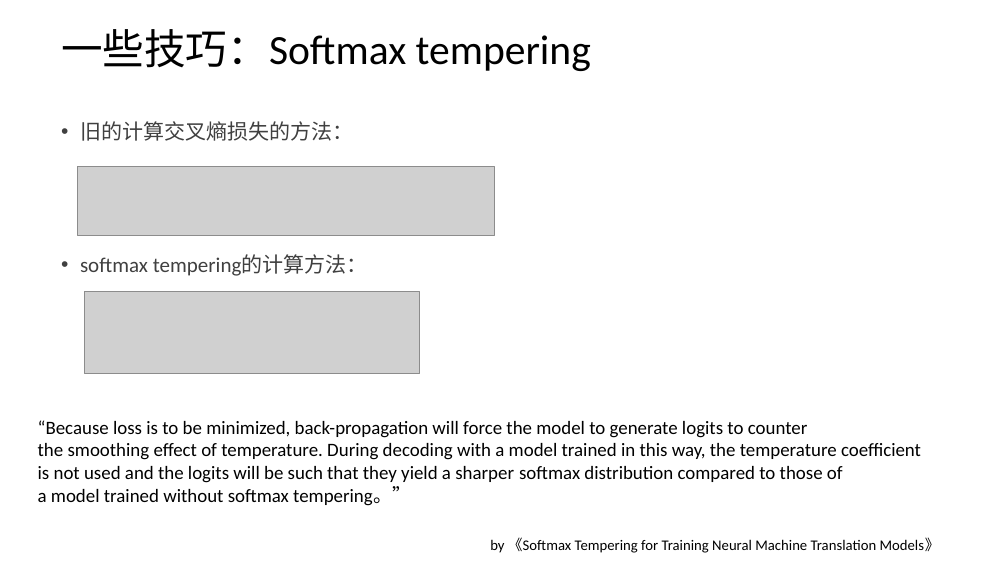
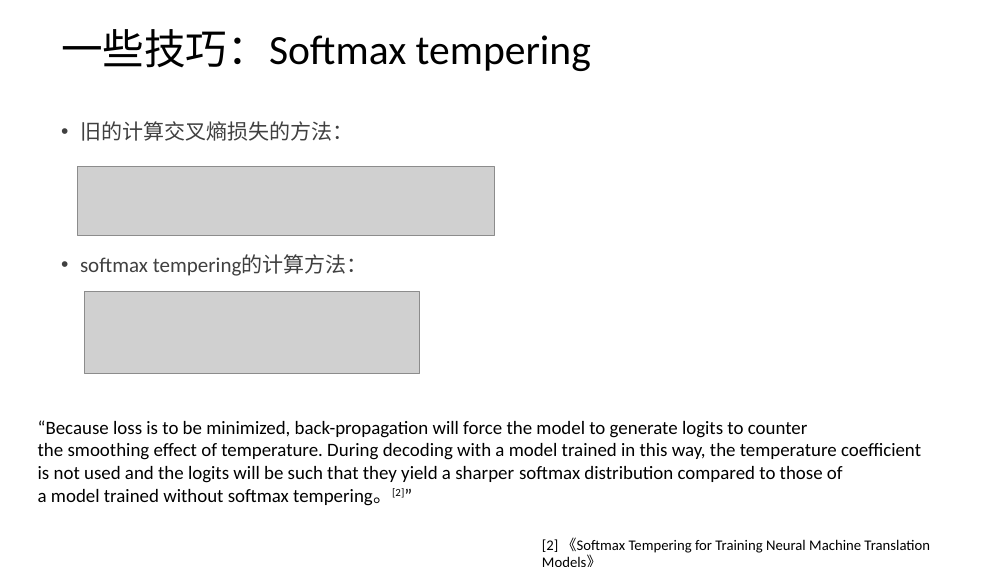
Before and after one commit to kevinva/paperReport, a slide deck: slide 7 of presentation/AlphaCode_20220301.pptx. Drawn at 1008x567 pixels with LibreOffice and Linux fonts; fonts in the diff are those of the drawing; grey boxes stand for pictures. Boxes give left, top, right and bottom in pixels: in the first picture for what was removed or moved away, otherwise in the second. Text is boxed around its words. In the diff, an @@ line names an element or a change of style, - is before the commit and + after.

```diff
--- a/presentation/AlphaCode_20220301.pptx
+++ b/presentation/AlphaCode_20220301.pptx
@@ text at <box>38,488,404,506</box>: text changed @@
-a model trained without softmax tempering。”
+a model trained without softmax tempering。[2]”
@@ text at <box>542,537,930,553</box>: text changed @@
-by 《Softmax Tempering for Training Neural Machine Translation Models》
+[2] 《Softmax Tempering for Training Neural Machine Translation Models》
```
Also in this commit, not shown: 2 other slides changed.
